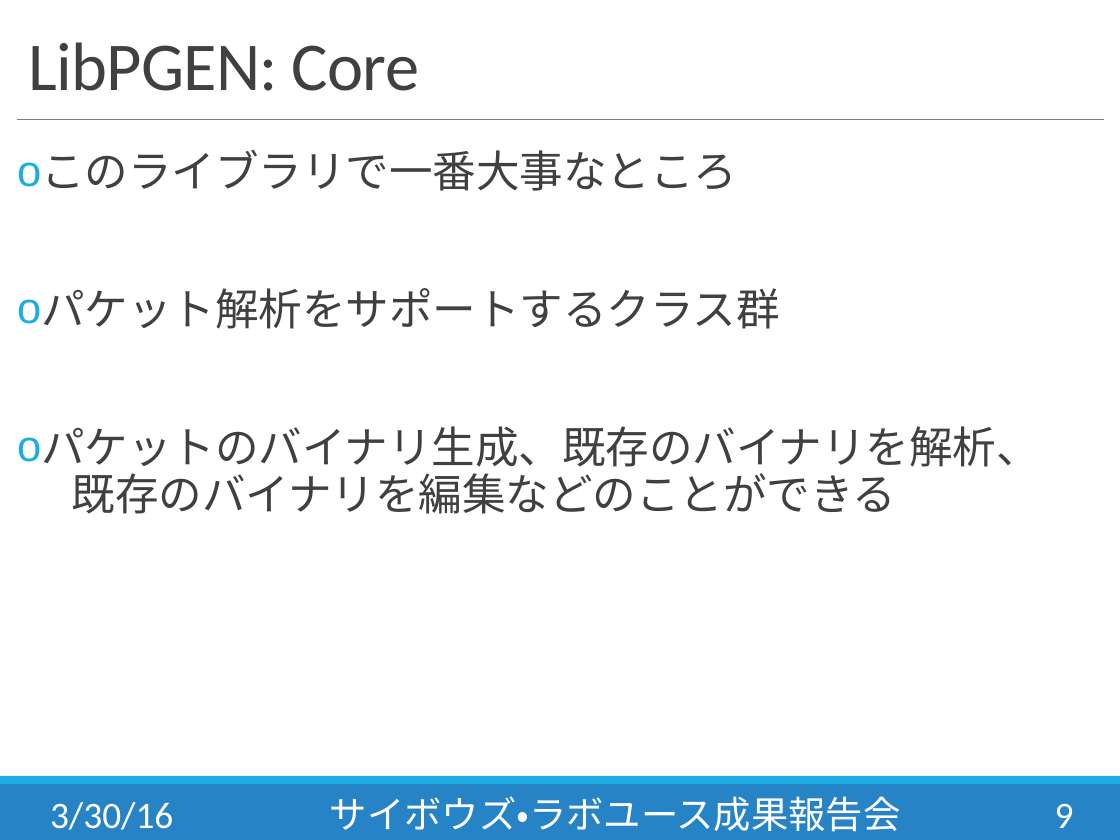
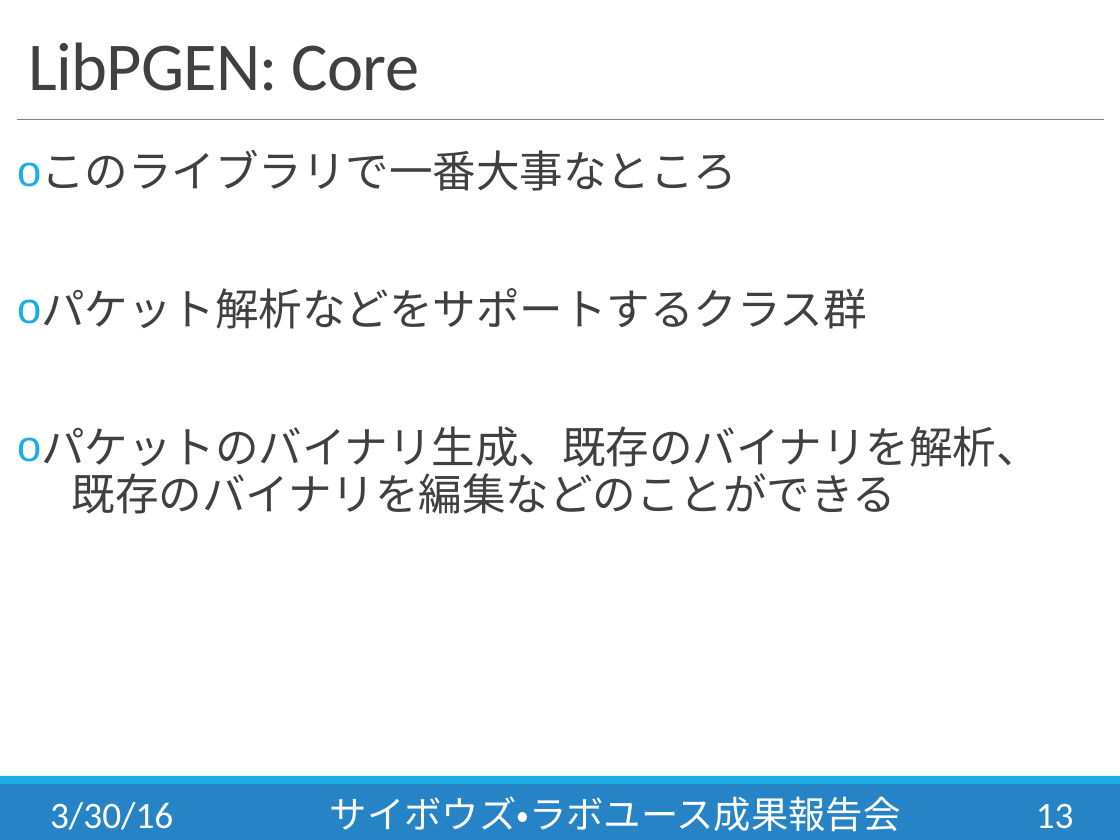
Before and after one commit to slankdev/CybozuLab, a slide deck: slide 13 of docs/presentation/lab5th_slankdev.pptx (slide 9 before the commit). Drawn at 1120x840 pixels with LibreOffice and Linux fonts; fonts in the diff are those of the drawing. Boxes give left, top, right and bottom in pixels: in the first picture for what was removed or moved away, otherwise in the second. Text is boxed around its words. In the diff, an @@ line names an element or a change of style, - is before the commit and + after.

```diff
--- a/docs/presentation/lab5th_slankdev.pptx
+++ b/docs/presentation/lab5th_slankdev.pptx
@@ text at <box>41,288,867,329</box>: text changed @@
-o パケット解析をサポートするクラス群
+o パケット解析などをサポートするクラス群
@@ page number at <box>1036,803,1074,829</box>: text changed @@
-9
+13
```
Also in this commit, not shown: 11 other slides changed, 9 slides added, 12 other files.
